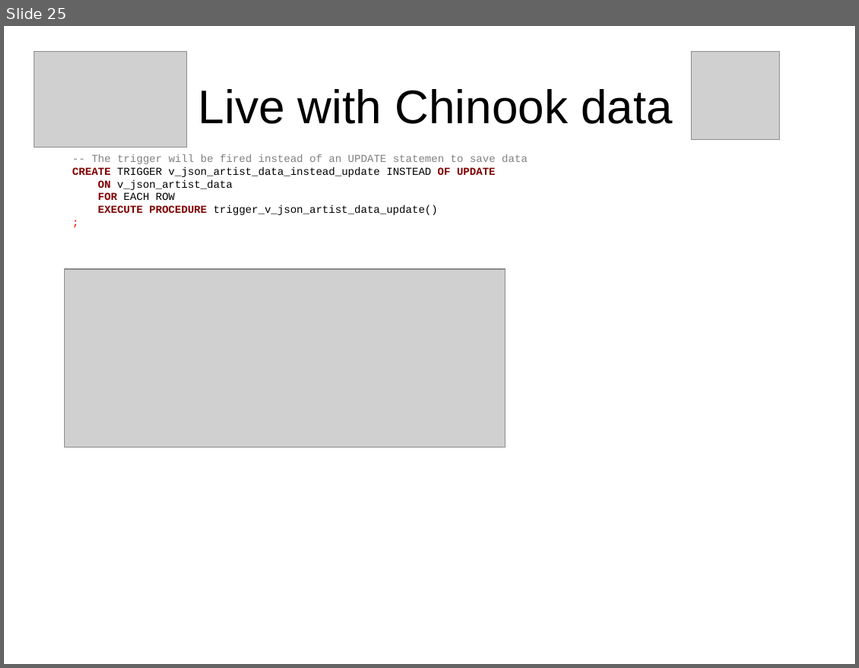
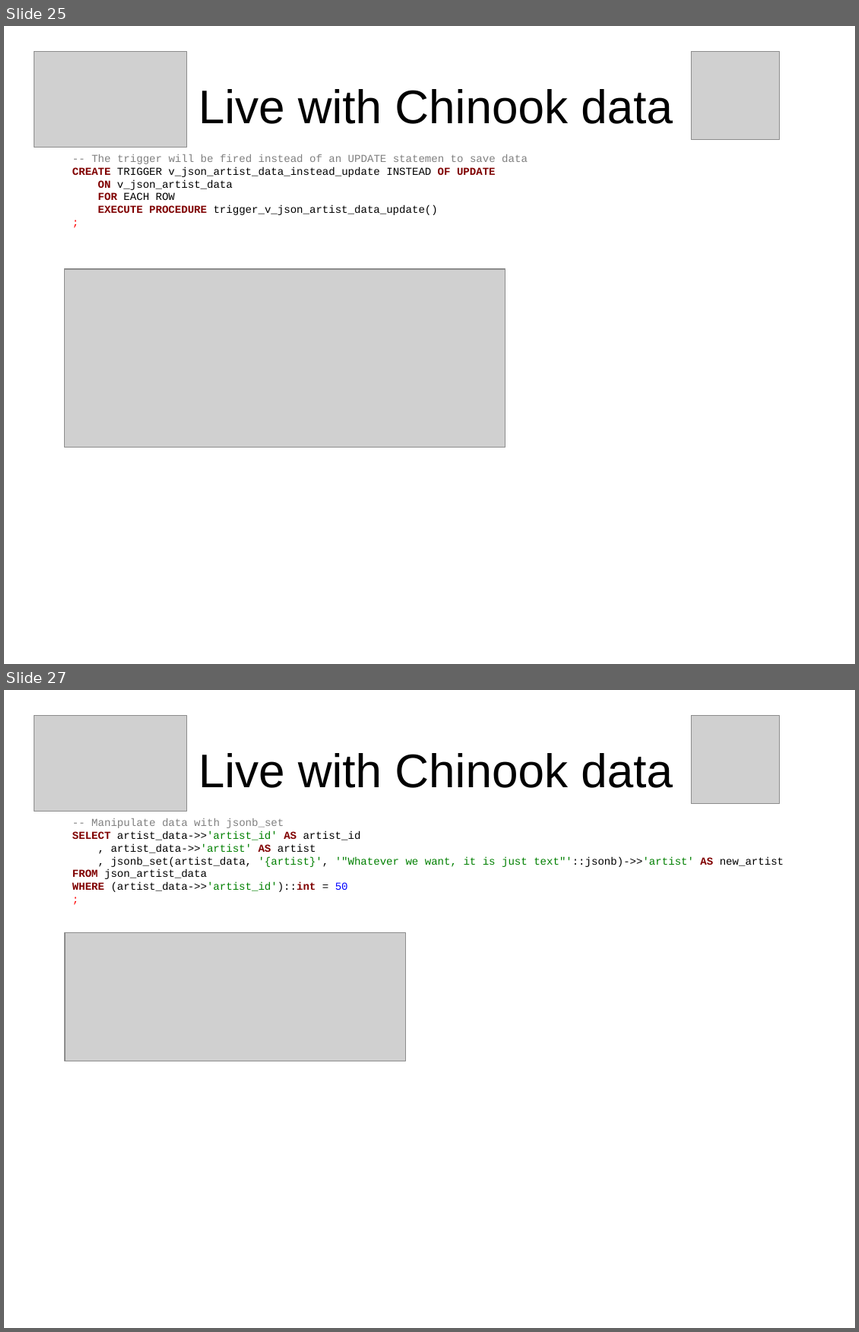
Before and after one commit to sjstoelting/talks, a slide deck: json-by-example/JSON-by-example.odp. Shown one above the other, each under a label of ours: slide 25 before the commit, slides 25 and 27 after it; the slides between them are not shown. The pictures are 859x668 and 859x1332 pixels, drawn with LibreOffice and Linux fonts; fonts in the diff are those of the drawing; grey boxes stand for pictures. Boxes give left, top, right and bottom in pixels: in the first picture for what was removed or moved away, otherwise in the second. Text is boxed around its words. In the diff, an @@ line names an element or a change of style, - is before the commit and + after.

```diff
--- a/json-by-example/JSON-by-example.odp
+++ b/json-by-example/JSON-by-example.odp
@@ slide 27 added at bbox=[4, 690, 855, 1328], background #FFFFFF @@
@@ picture added at bbox=[34, 716, 187, 812] @@
@@ picture added at bbox=[692, 716, 779, 803] @@
@@ title added at bbox=[199, 753, 673, 788], 44 pt, text #000000 @@
+Live with Chinook data
@@ text added at bbox=[72, 818, 784, 892], 10 pt, text #000000 @@
+-- Manipulate data with jsonb_set
+SELECT artist_data->>'artist_id' AS artist_id
+, artist_data->>'artist' AS artist
+, jsonb_set(artist_data, '{artist}', '"Whatever we want, it is just text"'::jsonb)->>'artist' AS new_artist
+FROM json_artist_data
+WHERE (artist_data->>'artist_id')::int = 50
+;
@@ picture added at bbox=[65, 933, 407, 1062] @@
```
Also in this commit, not shown: 6 other slides added.
